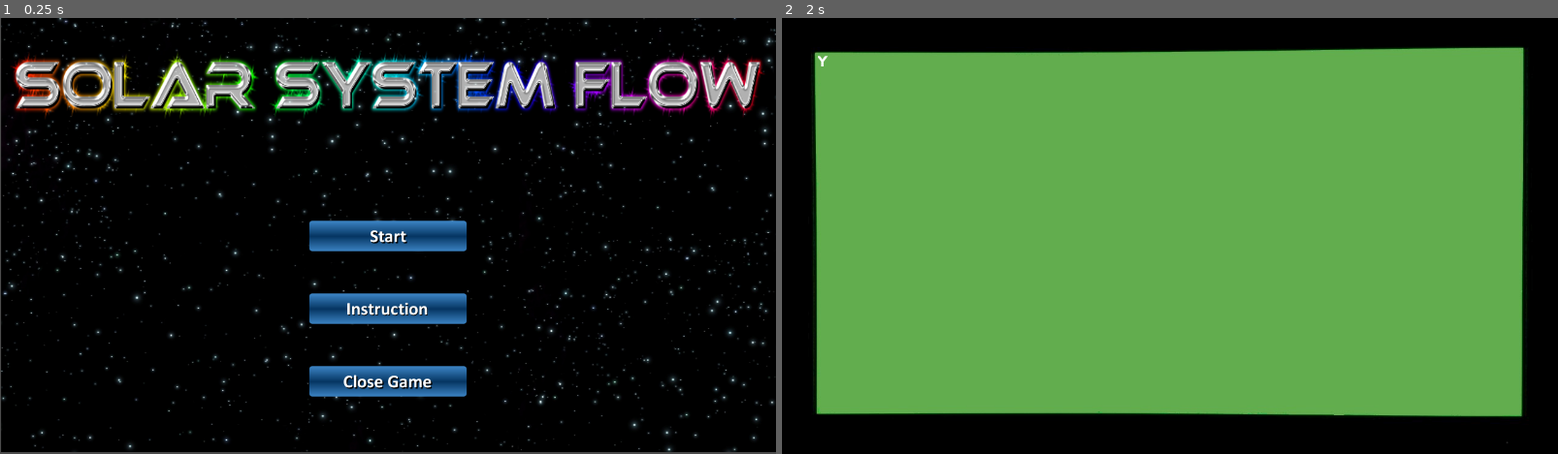
Above: before the commit, frames 1-2 (left to right).
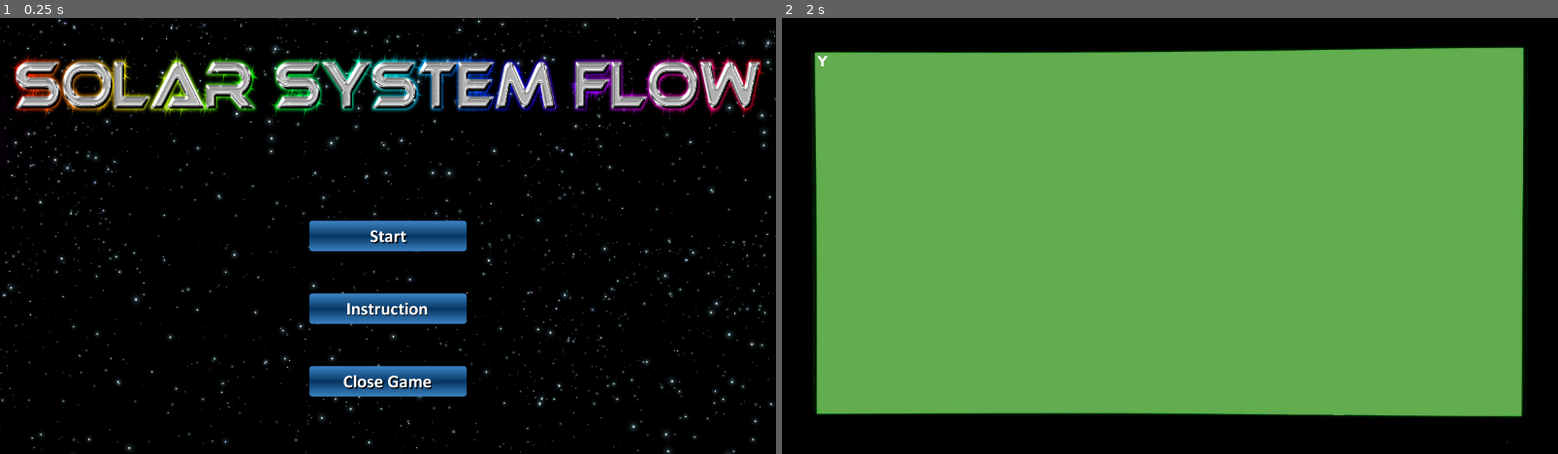
Above: after the commit, the same moments.

Repository: kurczak500/spaceFlow
Game: Godot game, scene res://Root.tscn
The game is run twice, just before and just after one commit, with the same random seed, the same clock (stepped at 60 frames per second) and the same inputs.
Inputs (mouse positions are in pixels of both pictures, inside the frame that each line leads up to):
- Up to frame 1 (0.25 s): no input
- Up to frame 2 (2 s): tap Enter at 0.5 s; move the mouse to (1340, 214) at 0.52 s; hold Right (ui_right) 0.53-1.25 s; click (1340, 214) at 0.67 s; tap Space at 1.25 s; drag from (1014, 257) to (1131, 323) at 1.27 s

The runs differ from the first frame. In frame 1, 3.1% of the frame differs, in the area x 0-100%, y 0-100%; in frame 2, nothing differs.

Commit message:
bonusy, wyswietlanie planet

Diff:
--- a/AsteroidArea.gd
+++ b/AsteroidArea.gd
@@ -4,6 +4,5 @@
 	connect("area_entered",self,"area_entered")
 
 func area_entered(body):
-	print(body.get_name())
 	if "Player" in body.get_name():
 		get_parent().queue_free()
--- a/BonusArea.gd
+++ b/BonusArea.gd
@@ -4,6 +4,5 @@
 	connect("area_entered",self,"area_entered")
 
 func area_entered(body):
-	print(body.get_name())
 	if "Player" in body.get_name():
 		get_parent().queue_free()
--- a/Planet.gd
+++ b/Planet.gd
@@ -1,16 +1,22 @@
 extends Node2D
+
+var velocity = Vector2(0, 0)
+var REMOVE = -100
 
 var planets = ["Mercury", "Wenus", "Earth", "Moon", "Mars", "Jupiter", "Saturn", "Uran", "Neptun", "Pluton", "IcePlanet"]
 
-func _ready():
-	# Called when the node is added to the scene for the first time.
-	# Initialization here
-	pass
+onready var player = get_node("..//Player")
+
+var STARTX = 1400
+var SIZEY = 720
 
 func Init(planet):
 	var node_object = get_node(planets[planet]).show()
+	position = Vector2(STARTX, SIZEY/2)
 
-#func _process(delta):
-#	# Called every frame. Delta is time since last frame.
-#	# Update game logic here.
-#	pass
+func _process(delta):
+	velocity = Vector2(player.speed * 0.0001, 0)
+	position -= velocity
+
+	if(position.x < REMOVE):
+		self.queue_free()
--- a/Planet.tscn
+++ b/Planet.tscn
@@ -56,7 +56,9 @@
 [node name="Saturn" type="Sprite" parent="." index="7"]
 
 visible = false
+scale = Vector2( 1.5, 1 )
 texture = ExtResource( 9 )
+_sections_unfolded = [ "Transform" ]
 
 [node name="Uran" type="Sprite" parent="." index="8"]
 
--- a/Player.gd
+++ b/Player.gd
@@ -3,7 +3,7 @@
 #consts
 var ZERO = 0.0;
 var VERTICALLY_SPEED = 0.1
-var DRAG = 0.98 #nie istnieje w kosmosie, ale to nie symulacja :D
+var DRAG = 0.98 #nie istnieje w kosmosie, ale to nie 100% symulacja :D
 var SPRITE_SIZE_Y = 146/2
 var Y_SIZE = 720
 var DEBUG = false
@@ -19,16 +19,10 @@
 onready var progressBar = get_node("..//ProgressBarNode//ProgressBar")
 
 func _ready():
-	# Called when the node is added to the scene for the first time.
-	# Initialization here
 	lifes = get_parent().LIFES #get lifes from root
 	fuel = get_parent().FUEL #get fuel from root
 
 func _physics_process(delta):
-	velocity *= DRAG
-	position += velocity
-	AcceptPosition()
-
 	if(fuel <= 0.0):
 		fuel = 0.0
 		thrust = 0.0
@@ -37,17 +31,24 @@
 	speed += thrust
 	if(speed < 0.0):
 		speed = 0.0
+		thrust = 0.0
 
 	distance += speed
 
-	if(thrust > 0.0):
-		fuel -= (thrust/1000.0)
+	if(thrust != 0.0):
+		fuel -= (abs(thrust)/1000.0)
+
+	velocity *= DRAG
+	position += velocity
+	AcceptPosition()
 
 	var properDistance = get_parent().DISTANCE - (distance/100.0)
 	get_node("..//Score//ScoreLabel").text = String(int(properDistance))
 
 	if(properDistance <= 0.0):
 		pass #todo win
+
+	get_parent().CheckDistanceToPlanets(distance/100.0)
 
 	if(DEBUG):
 		print("position " + String(position))
@@ -73,4 +74,35 @@
 		position -= velocity
 		velocity = Vector2(ZERO, ZERO)
 
-var planetsDistance = [100, 200, 300, 325, 500, 700, 900, 1300, 1600, 1800, 2200]
+
+var slowerTimer
+var shieldTimer
+var isShieldOn = false
+
+func SlowPlayer():
+	slowerTimer = Timer.new()
+	slowerTimer.connect("timeout", self, "_on_slower_timeout")
+	slowerTimer.wait_time = 5.0
+	add_child(slowerTimer)
+	slowerTimer.start()
+	VERTICALLY_SPEED = 0.008
+
+func _on_slower_timeout():
+	slowerTimer.stop()
+	slowerTimer.queue_free()
+	VERTICALLY_SPEED = 0.1
+
+func CreateShield():
+	shieldTimer = Timer.new()
+	shieldTimer.connect("timeout", self, "_on_shield_timeout")
+	shieldTimer.wait_time = 5.0
+	add_child(shieldTimer)
+	shieldTimer.start()
+	get_node("Shield").show()
+	isShieldOn = true
+
+func _on_shield_timeout():
+	shieldTimer.stop()
+	shieldTimer.queue_free()
+	get_node("Shield").hide()
+	isShieldOn = false
--- a/Player.tscn
+++ b/Player.tscn
@@ -1,9 +1,10 @@
-[gd_scene load_steps=6 format=2]
+[gd_scene load_steps=7 format=2]
 
 [ext_resource path="res://Player.gd" type="Script" id=1]
 [ext_resource path="res://resources/spaceship.png" type="Texture" id=2]
 [ext_resource path="res://PlayerArea.gd" type="Script" id=3]
 [ext_resource path="res://resources/Sounds/collision.wav" type="AudioStream" id=4]
+[ext_resource path="res://resources/shield.png" type="Texture" id=5]
 
 [sub_resource type="RectangleShape2D" id=1]
 
@@ -36,7 +37,7 @@
 
 [node name="PlayerShape" type="CollisionShape2D" parent="PlayerArea" index="0"]
 
-position = Vector2( 1.52466, -1.22961 )
+position = Vector2( 1.52466, -2.73695 )
 scale = Vector2( 6.56685, 3.71038 )
 shape = SubResource( 1 )
 
@@ -50,3 +51,10 @@
 attenuation = 1.0
 bus = "Master"
 area_mask = 1
+
+[node name="Shield" type="Sprite" parent="." index="3"]
+
+visible = false
+scale = Vector2( 0.39668, 0.363267 )
+texture = ExtResource( 5 )
+_sections_unfolded = [ "Transform", "Z Index" ]
--- a/PlayerArea.gd
+++ b/PlayerArea.gd
@@ -1,17 +1,16 @@
 extends Area2D
 
 func _ready():
-	# Called when the node is added to the scene for the first time.
-	# Initialization here
 	connect("area_entered",self,"area_entered")
 
 func area_entered(body):
-	print(body.get_name())
 	if "Asteroid" in body.get_name():
 		var player = get_node("..//..//Player")
-		player.lifes -= 1
-		var root = get_node("..//..//..//Game")
-		root.RemoveLife()
+		if(!player.isShieldOn):
+			player.lifes -= 1
+			var root = get_node("..//..//..//Game")
+			root.RemoveLife()
+
 		MakeExplosion(player.lifes)
 	elif("Bonus" in body.get_name()):
 		body.queue_free()
@@ -19,19 +18,26 @@
 
 func GetBonus():
 	var player = get_node("..//..//Player")
-	var randomNumber = randi()%5
+	randomize()
+	var randomNumber = randi()%6
 	if(randomNumber == 0):
-		pass
+		player.fuel += 5.0
+		if(player.fuel > 100.0):
+			player.fuel = 100.0
 	elif(randomNumber == 1):
-		pass
+		player.fuel -= 5.0
+		if(player.fuel < 0.0):
+			player.fuel = 0.0
 	elif(randomNumber == 2):
-		pass
+		player.SlowPlayer()
 	elif(randomNumber == 3):
-		pass
+		if(player.lifes < 3):
+			player.lifes += 1
 	elif(randomNumber == 4):
-		pass
-	elif(randomNumber == 5): #todo nwm czy bedzie czy wywalic
-		pass
+		player.CreateShield()
+	elif(randomNumber == 5):
+		player.speed = 0.0
+		player.thrust = 0.0
 
 func MakeExplosion(lifes):
 	var explosion = load("res://Explosion.tscn").instance()
--- a/Root.tscn
+++ b/Root.tscn
@@ -17,7 +17,7 @@
 
 [node name="Background" type="Sprite" parent="Game" index="0"]
 
-position = Vector2( 641.507, 356.985 )
+position = Vector2( 640, 360 )
 texture = ExtResource( 2 )
 _sections_unfolded = [ "Transform", "Z Index" ]
 
--- a/UI.gd
+++ b/UI.gd
@@ -1,6 +1,6 @@
 extends Node2D
 
-var DEBUG = true
+var DEBUG = false
 var inMenu = true
 var inInstruction = false
 
@@ -20,15 +20,7 @@
 var timerBonus
 
 func _ready():
-	# Called when the node is added to the scene for the first time.
-	# Initialization here
 	randomize()
-	pass
-
-#func _process(delta):
-#	# Called every frame. Delta is time since last frame.
-#	# Update game logic here.
-#	pass
 
 func _input(event):
 	if (inMenu && event is InputEventMouseButton):
@@ -84,9 +76,6 @@
 
 
 func HandleStartButton():
-	var planet = load("planet.tscn").instance()
-	planet.Init(2)
-	add_child(planet)
 	SetButtonsVisible(false)
 	PrepareGame()
 
@@ -226,3 +215,26 @@
 func RemoveBody(body):
 	remove_child(body)
 	body.queue_free()
+
+var planetsDistance = [50, 120, 200, 225, 300, 400, 500, 600, 700, 800, 990]
+var currentPlanet = -1
+
+func CheckDistanceToPlanets(distanceFlown):
+	print(distanceFlown)
+
+	var iter = 0
+	var canShow = false
+	for item in planetsDistance:
+		if(currentPlanet < iter && distanceFlown >= item*1000):
+			currentPlanet = iter
+			canShow = true
+		iter += 1
+
+	if(canShow && currentPlanet > -1):
+		var planet = load("planet.tscn").instance()
+		planet.scale = Vector2(0.5, 0.5)
+		if(currentPlanet == 6):
+			planet.scale = Vector2(0.8, 0.5)
+
+		planet.Init(currentPlanet)
+		add_child(planet)
Not shown, changed: TODO.txt
Binary file added: resources/shield.png
Not shown, added: resources/shield.png.import
